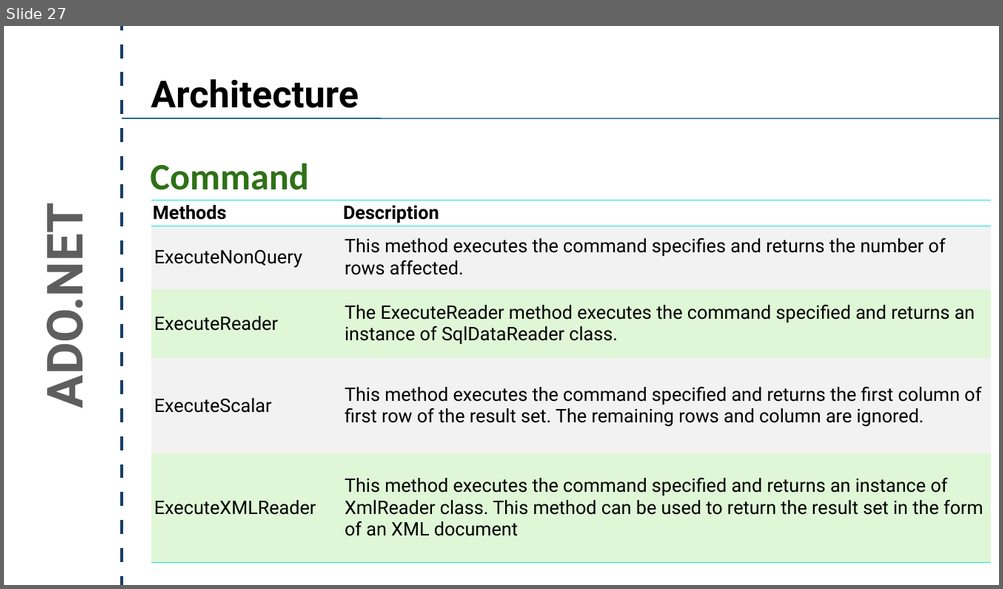
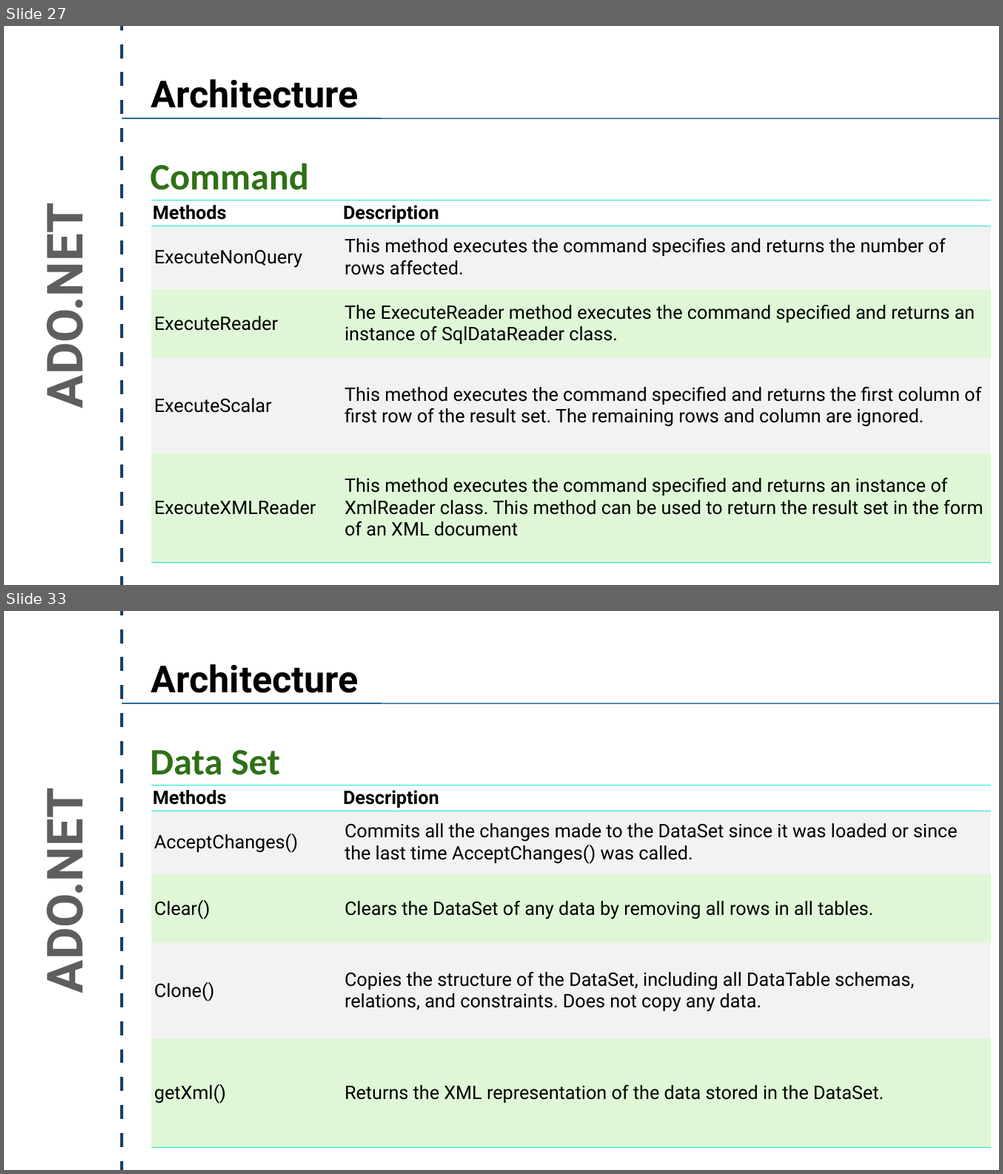
Before and after one commit to crpatel/DotNetMaterial, a slide deck: Unit 4.pptx. Shown one above the other, each under a label of ours: slide 27 before the commit, slides 27 and 33 after it; the slides between them are not shown. The pictures are 1003x589 and 1003x1174 pixels, drawn with LibreOffice and Linux fonts; fonts in the diff are those of the drawing. Boxes give left, top, right and bottom in pixels: in the first picture for what was removed or moved away, otherwise in the second. Text is boxed around its words. In the diff, an @@ line names an element or a change of style, - is before the commit and + after.

```diff
--- a/Unit 4.pptx
+++ b/Unit 4.pptx
@@ slide 33 added at (x1=4, y1=611, x2=999, y2=1170), background #FFFFFF @@
@@ line added from (122, 1170) to (122, 611), #183E67 4.5 pt @@
@@ text added at (x1=151, y1=664, x2=358, y2=693), 72 pt, text #000000, bold @@
+Architecture
@@ line added from (122, 703) to (999, 703), #004D80 2 pt @@
@@ text added at (x1=150, y1=750, x2=280, y2=775), 72 pt, text #2E7116, bold @@
+Data Set
@@ table added at (x1=151, y1=785, x2=990, y2=1148), 5 rows, 2 columns @@
+Methods | Description
+AcceptChanges() | Commits all the changes made to the DataSet since it was loaded or since the last time AcceptChanges() was called.
+Clear() | Clears the DataSet of any data by removing all rows in all tables.
+Clone() | Copies the structure of the DataSet, including all DataTable schemas, relations, and constraints. Does not copy any data.
+getXml() | Returns the XML representation of the data stored in the DataSet.
@@ text added at (x1=31, y1=808, x2=96, y2=987), 96 pt, text #5E5E5E, bold @@
+ADO.NET
```
Also in this commit, not shown: 3 slides changed, 3 other slides added.
